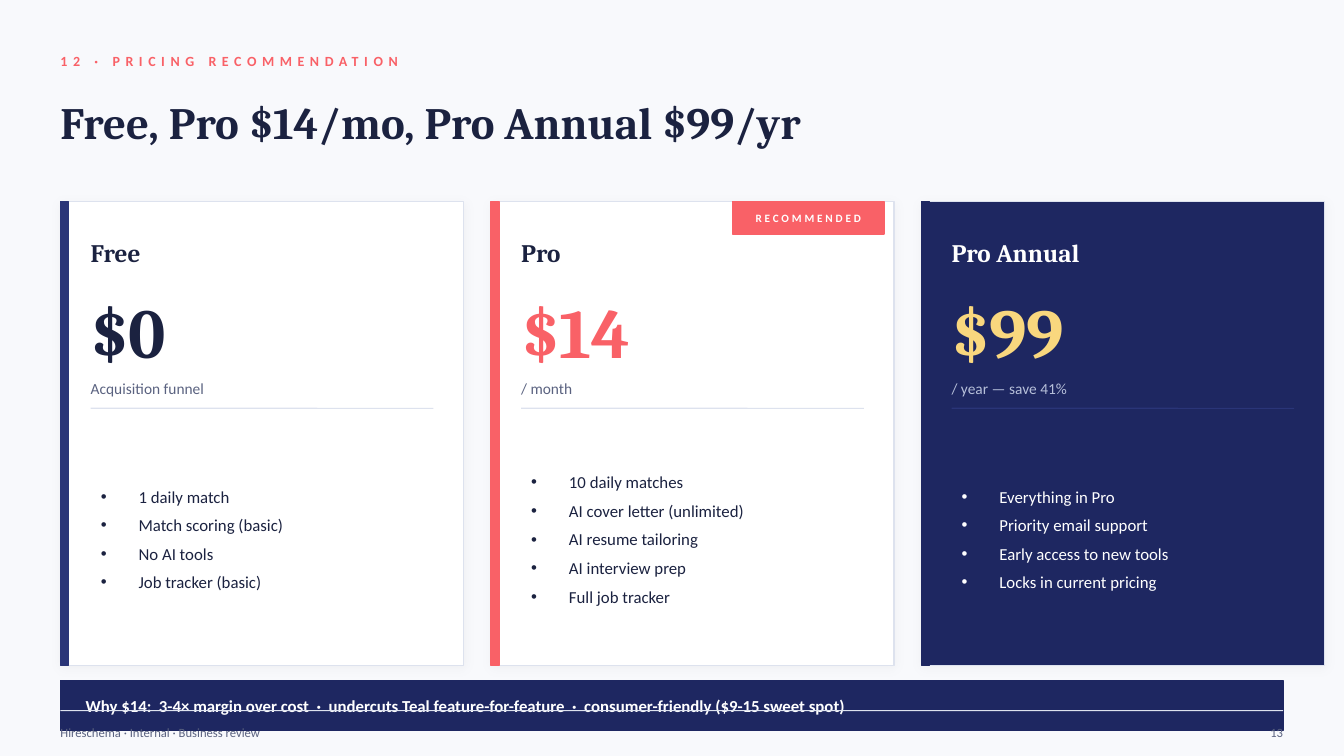
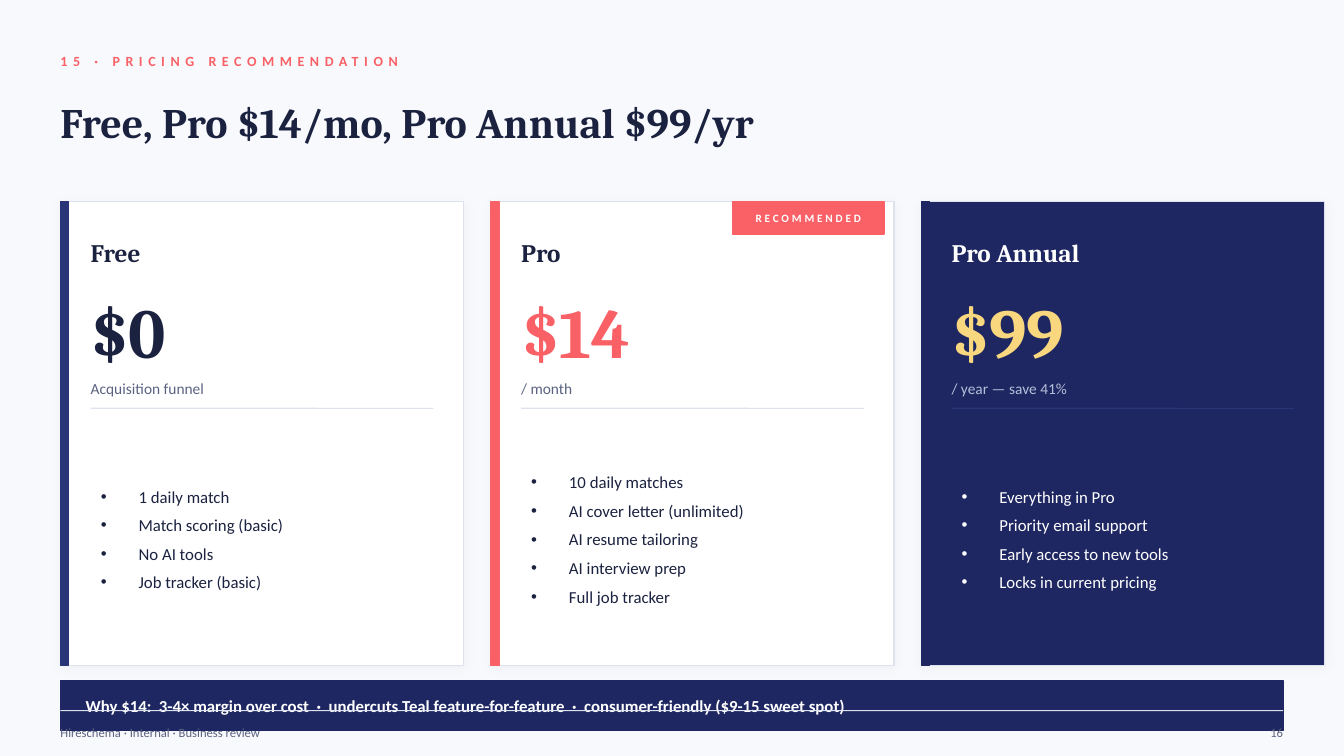
Before and after one commit to rupeshkumar-create/Hireloop, a slide deck: slide 16 of Hireschema-Business-Presentation.pptx (slide 13 before the commit). Drawn at 1344x756 pixels with LibreOffice and Linux fonts; fonts in the diff are those of the drawing. Boxes give left, top, right and bottom in pixels: in the first picture for what was removed or moved away, otherwise in the second. Text is boxed around its words. In the diff, an @@ line names an element or a change of style, - is before the commit and + after.

```diff
--- a/Hireschema-Business-Presentation.pptx
+++ b/Hireschema-Business-Presentation.pptx
@@ text at <box>60,57,398,66</box>: text changed @@
-12 · PRICING RECOMMENDATION
+15 · PRICING RECOMMENDATION
@@ text "Free, Pro $14/mo, Pro Annual ..." at <box>60,107,754,148</box>: size 32 to 30 pt @@
@@ text at <box>1270,727,1283,737</box>: text changed @@
-13
+16
```
Also in this commit, not shown: 16 other slides changed, 7 slides added, 2 slides removed, 9 other files.
